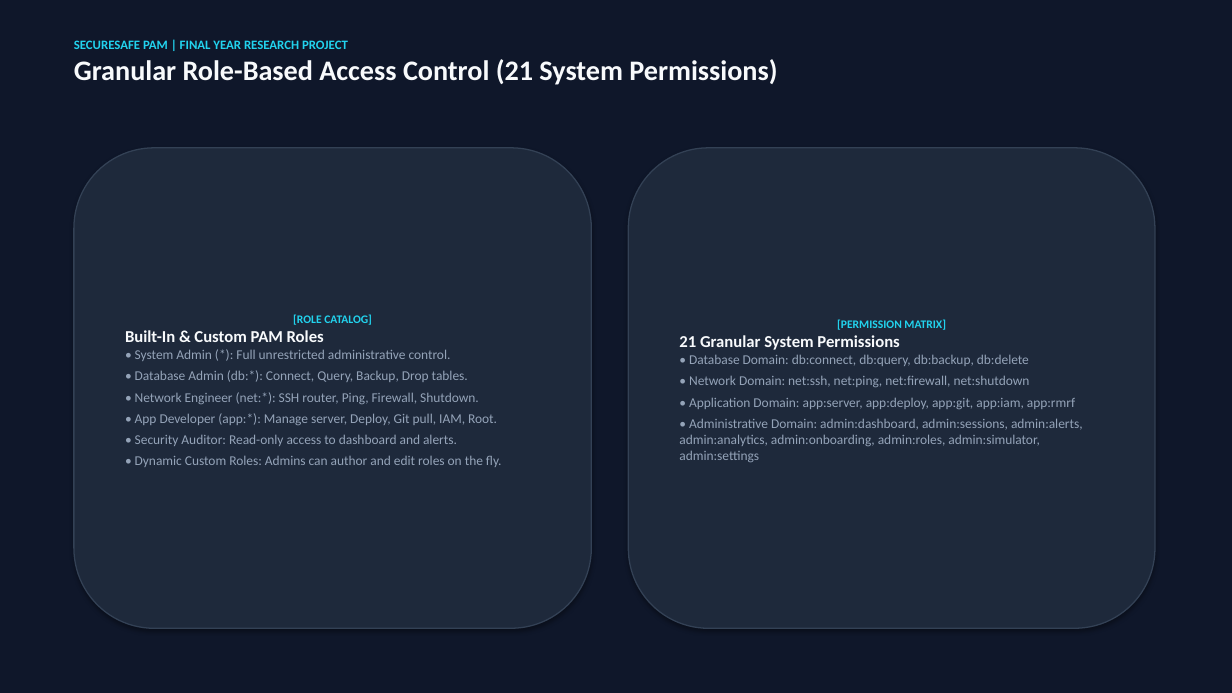
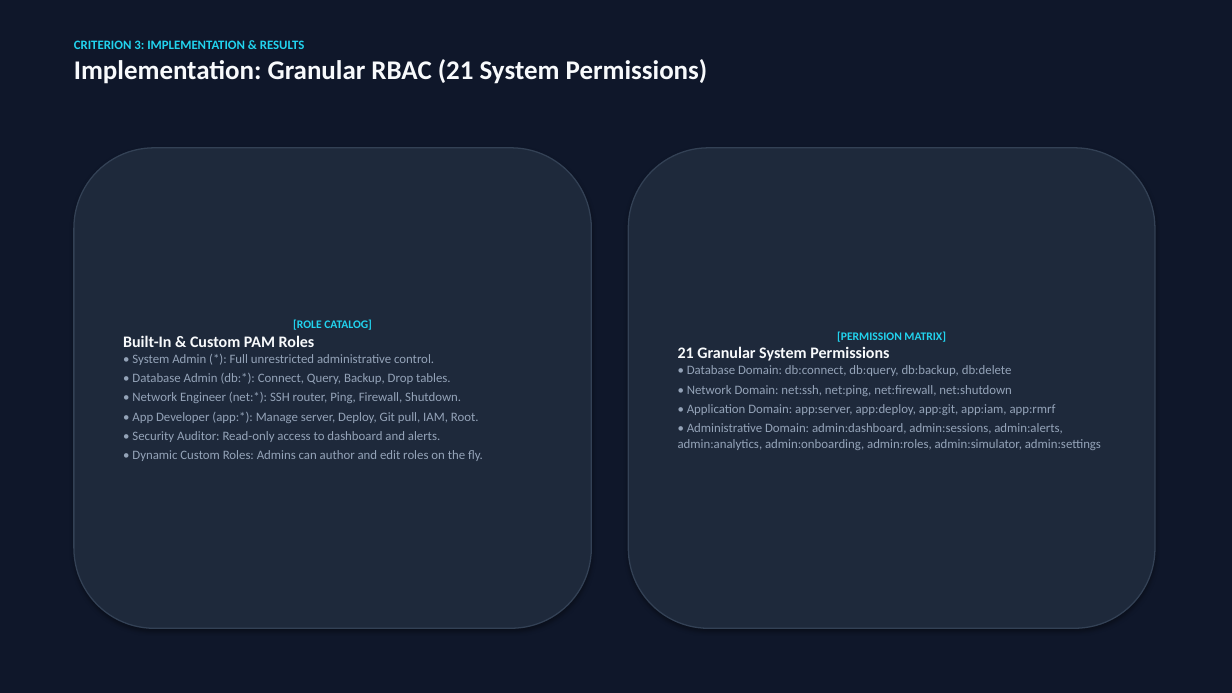
Before and after one commit to Poornadananjaya2001/Dynamic-PAM-System-, a slide deck: slide 15 of PRESENTATION_SLIDES_SECURESAFE_PAM.pptx (slide 12 before the commit). Drawn at 1232x693 pixels with LibreOffice and Linux fonts; fonts in the diff are those of the drawing. Boxes give left, top, right and bottom in pixels: in the first picture for what was removed or moved away, otherwise in the second. Text is boxed around its words. In the diff, an @@ line names an element or a change of style, - is before the commit and + after.

```diff
--- a/PRESENTATION_SLIDES_SECURESAFE_PAM.pptx
+++ b/PRESENTATION_SLIDES_SECURESAFE_PAM.pptx
@@ text at (74,40,708,84): text changed; size 22 to 21 pt @@
-SECURESAFE PAM | FINAL YEAR RESEARCH PROJECT
-Granular Role-Based Access Control (21 System Permissions)
+CRITERION 3: IMPLEMENTATION & RESULTS
+Implementation: Granular RBAC (21 System Permissions)
@@ text in rounded rectangle at (123,335,483,461): size 13 to 12.5 pt in "Built-In & Custom PAM Roles"; size 10.5 to 10 pt; less space between paragraphs @@
@@ text in rounded rectangle at (678,346,1101,450): size 13 to 12.5 pt in "21 Granular System Permissions"; size 10.5 to 10 pt in "• Database Domain: db:connect, db:query, db:backup, db:delet ...", "• Network Domain: net:ssh, net:ping, net:firewall, net:shutd ...", "• Application Domain: app:server, app:deploy, app:git, app:i ...", "• Administrative Domain: admin:dashboard, admin:sessions, ad ..."; less space between paragraphs @@
```
Also in this commit, not shown: 18 other slides changed, 7 slides added, 1 slide removed, 1 other file.
